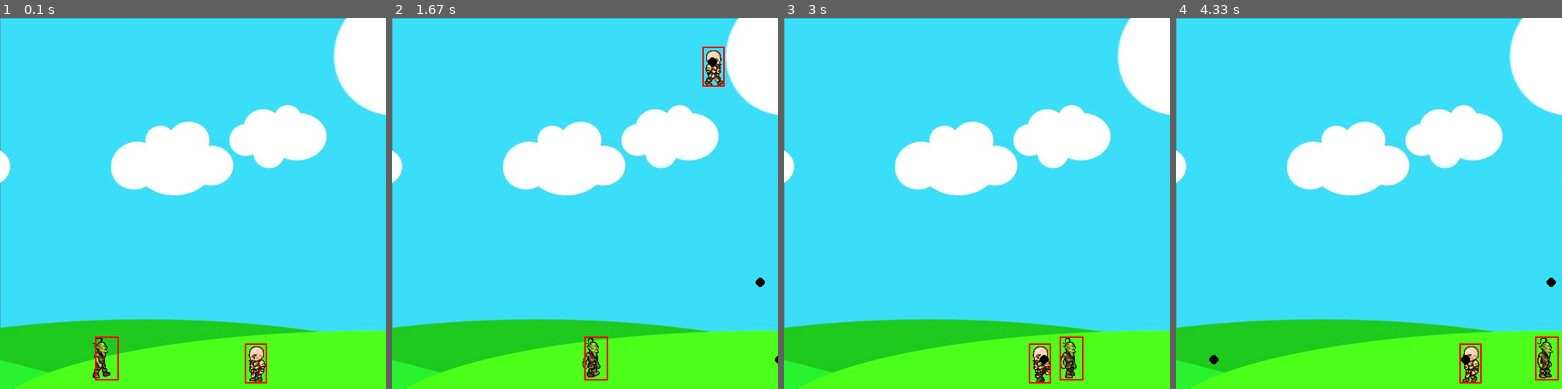
Above: before the commit, frames 1-4 (left to right).
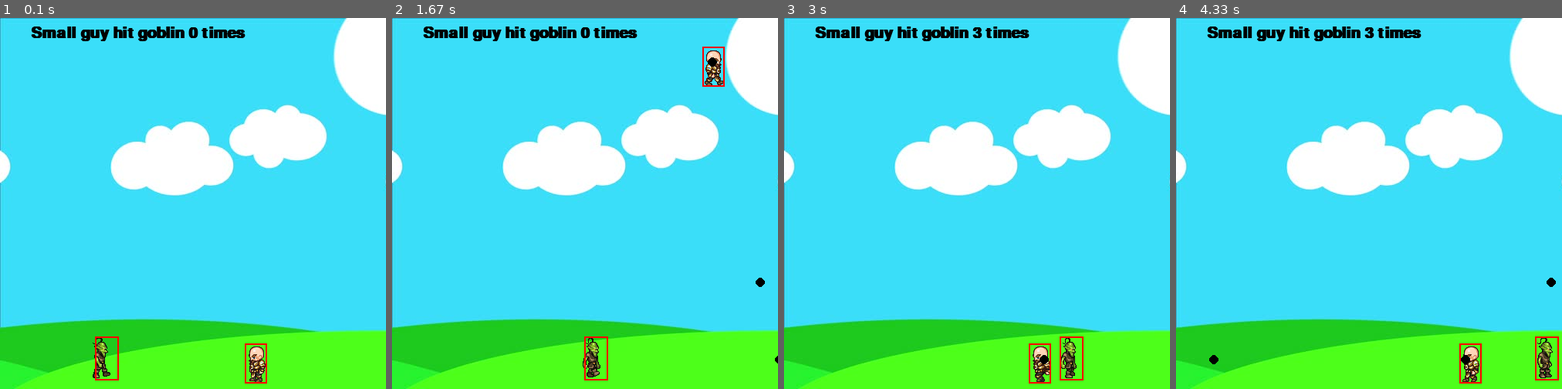
Above: after the commit, the same moments.

Repository: Jethet/python-games
Game: pygame game, started from pygame_learning/second_start.py
The game is run twice, just before and just after one commit, with the same random seed, the same clock (stepped at 60 frames per second) and the same inputs.
Inputs:
- Up to frame 1 (0.1 s): no input
- Up to frame 2 (1.67 s): tap Space at 0.33, 0.73, 1.03, 1.23, 1.57 s; hold Right 0.67-1.13 s; hold Up 1.17-1.47 s; hold Right from 1.5 s (still down)
- Up to frame 3 (3 s): tap Space at 1.87, 2.07, 2.37, 2.63, 2.93 s; release Right at 1.97 s; hold Left 2-2.53 s; hold Left 2.57-2.97 s
- Up to frame 4 (4.33 s): hold Up 3-3.37 s; tap Space at 3.07, 3.47, 3.77, 4.13 s; hold Right 3.4-4.03 s; hold Left from 4.07 s (still down)

The runs differ from the first frame. In frame 1, 1.2% of the frame differs, in the area x 8-64%, y 2-7%; in frame 2, 1.2%; in frame 3, 1.2%; in frame 4, 1.2%.

Commit message:
Show hit count on screen with text render

Diff:
--- a/pygame_learning/second_start.py
+++ b/pygame_learning/second_start.py
@@ -32,6 +32,7 @@
 char = pygame.image.load("standing.png")
 # heart = pygame.image.load("heart.png")
 clock = pygame.time.Clock()
+hitNumber = 0
 
 class player(object):
     def __init__(self, x, y, width, height):
@@ -124,7 +125,6 @@
         self.walkCount = 0
         self.speed = 3
         self.hitbox =(self.x + 17, self.y + 2, 31, 57)
-        self.hitNumber = 0
 
     def draw(self, win):
         self.move()
@@ -155,11 +155,12 @@
                 self.walkCount = 0
 
     def hit(self):
-        self.hitNumber +=1
-        print(f"Small guy hit the goblin {self.hitNumber} times!")
+        print("Hit")
 
 def redrawGameWindow():
     win.blit(bg, (0, 0))
+    text = font.render(f"Small guy hit goblin {hitNumber} times", 1, (0,0,0))
+    win.blit(text, (40, 10))
     small_guy.draw(win)
     goblin.draw(win)
     for bullet in bullets:
@@ -168,6 +169,7 @@
 
 
 # MAIN LOOP
+font = pygame.font.SysFont("comicsans", 30, True)
 small_guy = player(300, 410, 64, 64)
 goblin = enemy(100, 410, 64, 64, 450)
 bullets = []
@@ -191,6 +193,7 @@
         if bullet.y - bullet.radius < goblin.hitbox[1] + goblin.hitbox[3] and bullet.y + bullet.radius > goblin.hitbox[1]:
             if bullet.x + bullet.radius > goblin.hitbox[0] and bullet.x - bullet.radius < goblin.hitbox[0] + goblin.hitbox[2]:
                 goblin.hit()
+                hitNumber +=1
                 bullets.pop(bullets.index(bullet))
 
         if bullet.x < 500 and bullet.x > 0:
Not shown, changed: pygame_learning/notes.md
